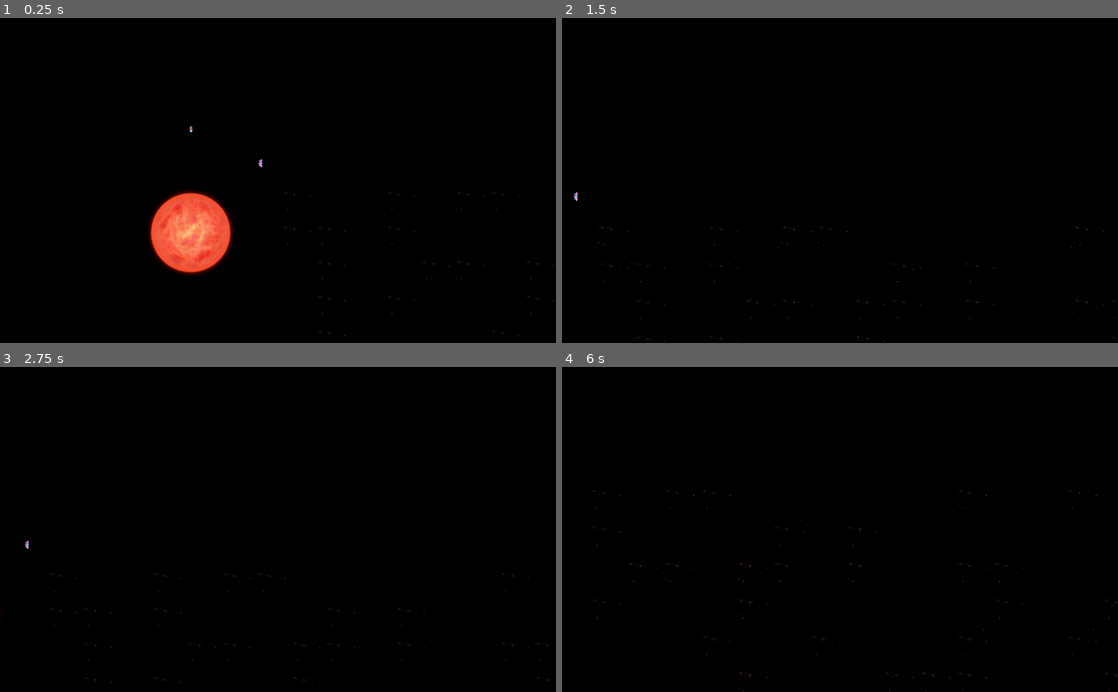
Above: before the commit, frames 1-4 (two rows, left to right).
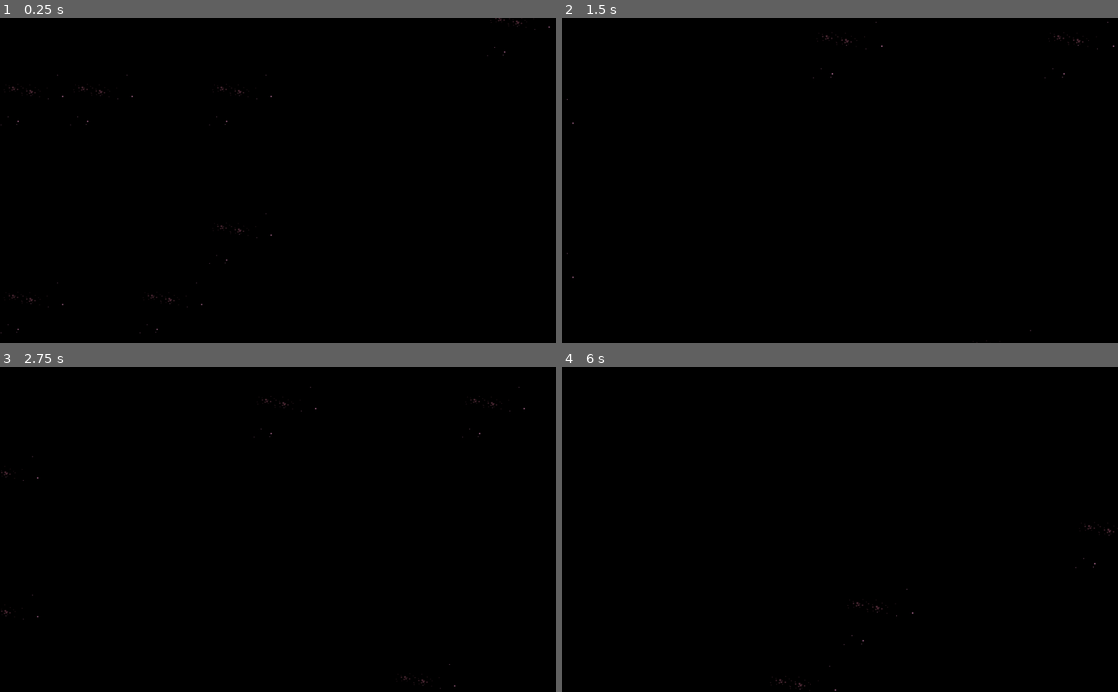
Above: after the commit, the same moments.

Repository: Ombarus/SolarRogue
Game: Godot game, scene res://scenes/main.tscn
The game is run twice, just before and just after one commit, with the same random seed, the same clock (stepped at 60 frames per second) and the same inputs.
Inputs (mouse positions are in pixels of both pictures, inside the frame that each line leads up to):
- Up to frame 1 (0.25 s): no input
- Up to frame 2 (1.5 s): tap Enter at 0.5 s; move the mouse to (962, 164) at 0.52 s; press the mouse at (962, 164) at 0.53 s; tap Space at 1.25 s; move the mouse to (728, 196) at 1.27 s; release the mouse at (728, 196) at 1.28 s; tap Mouse wheel up (zoom_in) at 1.35 s
- Up to frame 3 (2.75 s): tap Enter at 2 s; move the mouse to (333, 458) at 2.02 s; hold Mouse wheel down (zoom_out) from 2.03 s (still down)
- Up to frame 4 (6 s): tap Space at 2.75, 4.25 s; move the mouse to (812, 594) at 2.77 s; release Mouse wheel down (zoom_out) at 2.78 s; click (812, 594) at 2.85 s; tap Enter at 3.5 s; move the mouse to (1006, 578) at 3.52 s; hold Mouse wheel up (zoom_in) 3.53-4.28 s; move the mouse to (673, 480) at 4.27 s; tap Mouse wheel down (zoom_out) at 4.35 s; move the mouse to (867, 529) at 5.02 s; press the mouse at (867, 529) at 5.03 s; move the mouse to (756, 448) at 5.77 s; release the mouse at (756, 448) at 5.78 s; tap Mouse wheel up (zoom_in) at 5.85 s

The runs differ from the first frame. In frame 1, 3.4% of the frame differs, in the area x 0-100%, y 0-98%; in frame 2, 0.2%; in frame 3, 0.2%; in frame 4, 0.2%.

Commit message:
Switched to sprites instead of tiles to fix issues of overlaps

Diff:
--- a/data/json/items/misc/hydrogen.json
+++ b/data/json/items/misc/hydrogen.json
@@ -1,4 +1,5 @@
 {
 	"name_id":"Hydrogen",
-	"sprite":"hydrogen"
+	"sprite":"hydrogen",
+	"z_order":10
 }
--- a/data/json/items/shields/shield_mk1.json
+++ b/data/json/items/shields/shield_mk1.json
@@ -3,6 +3,7 @@
 	"sprite_choice":[
 		"shield"
 	],
+	"z_order":10,
 	"equipment": {
 		"slot":"shield",
 		"weight":10.0,
--- a/data/json/items/weapons/missile.json
+++ b/data/json/items/weapons/missile.json
@@ -3,6 +3,7 @@
 	"sprite_choice":[
 		"missile"
 	],
+	"z_order":10,
 	"equipment": {
 		"slot":"cargo",
 		"weight":0.5,
--- a/data/json/items/weapons/missile_launcher_mk1.json
+++ b/data/json/items/weapons/missile_launcher_mk1.json
@@ -6,6 +6,7 @@
 		"missile_launcher_green",
 		"missile_launcher_yellow"
 	],
+	"z_order":10,
 	"weapon_data": {
 		"base_dam":5.0,
 		"max_dam":10.0,
--- a/data/json/levels/easy.json
+++ b/data/json/levels/easy.json
@@ -1,6 +1,7 @@
 {
 	"theme_name":"data/json/levels/easy.json",
 	"sprite":"wormhole",
+	"z_order":100,
 	"objects": [
 		{"name":"data/json/ships/shuttle.json", "spawn_rate":0.05, "max":5},
 		{"name":"data/json/ships/probe.json", "spawn_rate":0.05, "max":5},
--- a/data/json/levels/easy2.json
+++ b/data/json/levels/easy2.json
@@ -1,6 +1,7 @@
 {
 	"theme_name":"data/json/levels/easy.json",
 	"sprite":"wormhole",
+	"z_order":100,
 	"objects": [
 		{"name":"data/json/ships/shuttle.json", "spawn_rate":0.05, "max":5},
 		{"name":"data/json/ships/probe.json", "spawn_rate":0.05, "max":5},
--- a/data/json/levels/start.json
+++ b/data/json/levels/start.json
@@ -1,13 +1,14 @@
 {
 	"theme_name":"data/json/levels/start.json",
 	"sprite":"wormhole",
+	"z_order":100,
 	"objects": [
-		{"name":"data/json/ships/shuttle.json", "spawn_rate":0.05, "max":5},
-		{"name":"data/json/ships/probe.json", "spawn_rate":0.05, "max":5},
-		{"name":"data/json/stellar/planet.json", "spawn_rate":0.1, "max":12},
+		{"name":"data/json/ships/shuttle.json", "spawn_rate":0.05, "max":2},
+		{"name":"data/json/ships/probe.json", "spawn_rate":0.05, "max":4},
+		{"name":"data/json/stellar/planet.json", "spawn_rate":0.1, "max":8},
 		{"name":"data/json/stellar/sun.json", "min":1, "max":1, "pos":[50,50]},
-		{"name":"data/json/items/weapons/missile_launcher_mk1.json", "spawn_rate":0.001},
-		{"name":"data/json/props/starry_bg.json", "spawn_rate":0.3},
+		{"name":"data/json/items/weapons/missile_launcher_mk1.json", "spawn_rate":0.0001},
+		{"name":"data/json/props/starry_bg.json", "spawn_rate":0.1},
 		{"name":"data/json/levels/easy.json", "spawn_rate":1.0, "max":1}
 	]
 }
--- a/data/json/props/starry_bg.json
+++ b/data/json/props/starry_bg.json
@@ -1,4 +1,5 @@
 {
 	"type":"prop",
-	"sprite":"starry"
+	"sprite":"starry",
+	"z_order":0
 }
--- a/data/json/ships/probe.json
+++ b/data/json/ships/probe.json
@@ -1,6 +1,7 @@
 {
 	"name_id":"A Simple Probe",
 	"sprite":"probe",
+	"z_order":50,
 	"mounts": {
 		"weapon": "data/json/items/weapons/missile_launcher_mk1.json",
 		"shield": "data/json/items/shields/shield_mk1.json"
--- a/data/json/ships/shuttle.json
+++ b/data/json/ships/shuttle.json
@@ -1,6 +1,7 @@
 {
 	"name_id":"A Small Shuttle",
 	"sprite":"shuttle",
+	"z_order":50,
 	"mounts": {
 		"weapon": "data/json/items/weapons/missile_launcher_mk1.json",
 		"shield": "data/json/items/shields/shield_mk1.json"
--- a/data/json/stellar/planet.json
+++ b/data/json/stellar/planet.json
@@ -3,6 +3,7 @@
 	"sprite_choice": [
 		"planet_a", "planet_b", "planet_c"
 	],
+	"z_order":80,
 	"harvestable": {
 		"documentation":"Planets have a 'richness' that determine how many items they can drop before running out (to avoid farming)",
 		"documentation2":"They also have a drop rate that translate to how 'hard' they are to mine. Rich planet might require powerful weapons to mine effectively if drop_rate is low",
--- a/data/json/stellar/sun.json
+++ b/data/json/stellar/sun.json
@@ -1,5 +1,6 @@
 {
 	"name_id":"A Bright Sun",
+	"sprite":"sun",
 	"sprite_list": [
 		{"name":"sun_0", "offset":[-1,-1]},
 		{"name":"sun_1", "offset":[-1,0]},
@@ -11,5 +12,6 @@
 		{"name":"sun_7", "offset":[1,0]},
 		{"name":"sun_8", "offset":[1,1]}
 	],
+	"z_order":1000,
 	"blocking":true
 }
--- a/scenes/main.tscn
+++ b/scenes/main.tscn
@@ -1,54 +1,41 @@
-[gd_scene load_steps=5 format=2]
+[gd_scene load_steps=4 format=2]
 
-[ext_resource path="res://data/tileset/proto-space-tileset.tres" type="TileSet" id=1]
-[ext_resource path="res://scripts/CamControl.gd" type="Script" id=2]
-[ext_resource path="res://scripts/Behaviors/SpriteLoaderBehavior.gd" type="Script" id=3]
-[ext_resource path="res://scripts/Behaviors/LevelLoaderBehavior.gd" type="Script" id=4]
+[ext_resource path="res://scripts/CamControl.gd" type="Script" id=1]
+[ext_resource path="res://scripts/Behaviors/SpriteLoaderBehavior.gd" type="Script" id=2]
+[ext_resource path="res://scripts/Behaviors/LevelLoaderBehavior.gd" type="Script" id=3]
 
-[node name="Node" type="Node" index="0"]
+[node name="Root" type="Node" index="0"]
 
 [node name="Upper-Left-Bound" type="Node2D" parent="." index="0"]
 
-position = Vector2( 12800, 12800 )
 _sections_unfolded = [ "Transform" ]
+
+[node name="L1" type="Line2D" parent="Upper-Left-Bound" index="0"]
+
+points = PoolVector2Array(  )
+width = 10.0
+default_color = Color( 1, 1, 1, 1 )
+texture_mode = 1712250185
+sharp_limit = 2.0
+round_precision = 8
 
 [node name="Lower-Right_Bound" type="Node2D" parent="." index="1"]
 
-position = Vector2( 12800, 12800 )
+position = Vector2( -10240, -10240 )
 scale = Vector2( -12800, -12800 )
 _sections_unfolded = [ "Transform" ]
 
-[node name="TileMap" type="TileMap" parent="." index="2"]
+[node name="Camera2D" type="Camera2D" parent="." index="2"]
 
-mode = 0
-tile_set = ExtResource( 1 )
-cell_size = Vector2( 128, 128 )
-cell_quadrant_size = 16
-cell_custom_transform = Transform2D( 1, 0, 0, 1, 0, 0 )
-cell_half_offset = 2
-cell_tile_origin = 0
-cell_y_sort = false
-cell_clip_uv = false
-collision_use_kinematic = false
-collision_friction = 1.0
-collision_bounce = 0.0
-collision_layer = 1
-collision_mask = 1
-occluder_light_mask = 1
-format = 1
-tile_data = PoolIntArray( -65539, 59, 0, -1, -1073741773, 0, 65532, 32, 0, 65533, 33, 0, 65534, 34, 0, 131068, 48, 0, 131069, 49, 0, 131070, 50, 0, 196604, 64, 0, 196605, 65, 0, 196606, 66, 0 )
-_sections_unfolded = [ "Transform" ]
-
-[node name="Camera2D" type="Camera2D" parent="." index="3"]
-
+position = Vector2( 1026.59, 599.176 )
 anchor_mode = 1
 rotating = false
 current = true
-zoom = Vector2( 2, 2 )
-limit_left = -10000000
-limit_top = -10000000
-limit_right = 10000000
-limit_bottom = 10000000
+zoom = Vector2( 1, 1 )
+limit_left = -256
+limit_top = -256
+limit_right = 10512
+limit_bottom = 10512
 limit_smoothed = false
 drag_margin_h_enabled = false
 drag_margin_v_enabled = false
@@ -63,21 +50,23 @@
 editor_draw_screen = true
 editor_draw_limits = false
 editor_draw_drag_margin = false
-script = ExtResource( 2 )
+script = ExtResource( 1 )
 _sections_unfolded = [ "Editor", "Limit" ]
 max_zoom = 4.0
 min_zoom = 0.25
 
-[node name="Behaviors" type="Node" parent="." index="4"]
+[node name="Behaviors" type="Node" parent="." index="3"]
 
 [node name="SpriteLoader" type="Node" parent="Behaviors" index="0"]
 
-script = ExtResource( 3 )
-levelLoaderRef = NodePath("../LevelLoader")
-TileNode = NodePath("../../TileMap")
+script = ExtResource( 2 )
+levelLoaderNode = NodePath("../LevelLoader")
 
 [node name="LevelLoader" type="Node" parent="Behaviors" index="1"]
 
-script = ExtResource( 4 )
+script = ExtResource( 3 )
 startLevel = "data/json/levels/start.json"
 levelSize = Vector2( 80, 80 )
+tileSize = 128
+
+[node name="GameTiles" type="Node" parent="." index="4"]
--- /dev/null
+++ b/scenes/main_old.tscn
@@ -0,0 +1,92 @@
+[gd_scene load_steps=6 format=2]
+
+[ext_resource path="res://data/tileset/proto-space-tileset.tres" type="TileSet" id=1]
+[ext_resource path="res://scripts/CamControl.gd" type="Script" id=2]
+[ext_resource path="res://scripts/Behaviors/SpriteLoaderBehavior.gd" type="Script" id=3]
+[ext_resource path="res://scripts/Behaviors/LevelLoaderBehavior.gd" type="Script" id=4]
+[ext_resource path="res://data/textures/space-sprite.png" type="Texture" id=5]
+
+[node name="Node" type="Node" index="0"]
+
+[node name="Upper-Left-Bound" type="Node2D" parent="." index="0"]
+
+position = Vector2( 12800, 12800 )
+_sections_unfolded = [ "Transform" ]
+
+[node name="Lower-Right_Bound" type="Node2D" parent="." index="1"]
+
+position = Vector2( 12800, 12800 )
+scale = Vector2( -12800, -12800 )
+_sections_unfolded = [ "Transform" ]
+
+[node name="TileMap" type="TileMap" parent="." index="2"]
+
+mode = 0
+tile_set = ExtResource( 1 )
+cell_size = Vector2( 128, 128 )
+cell_quadrant_size = 16
+cell_custom_transform = Transform2D( 1, 0, 0, 1, 0, 0 )
+cell_half_offset = 2
+cell_tile_origin = 0
+cell_y_sort = false
+cell_clip_uv = false
+collision_use_kinematic = false
+collision_friction = 1.0
+collision_bounce = 0.0
+collision_layer = 1
+collision_mask = 1
+occluder_light_mask = 1
+format = 1
+tile_data = PoolIntArray(  )
+_sections_unfolded = [ "Transform" ]
+
+[node name="Camera2D" type="Camera2D" parent="." index="3"]
+
+anchor_mode = 1
+rotating = false
+current = true
+zoom = Vector2( 2, 2 )
+limit_left = -10000000
+limit_top = -10000000
+limit_right = 10000000
+limit_bottom = 10000000
+limit_smoothed = false
+drag_margin_h_enabled = false
+drag_margin_v_enabled = false
+smoothing_enabled = false
+smoothing_speed = 5.0
+offset_v = 0.0
+offset_h = 0.0
+drag_margin_left = 0.2
+drag_margin_top = 0.2
+drag_margin_right = 0.2
+drag_margin_bottom = 0.2
+editor_draw_screen = true
+editor_draw_limits = false
+editor_draw_drag_margin = false
+script = ExtResource( 2 )
+_sections_unfolded = [ "Editor", "Limit" ]
+max_zoom = 4.0
+min_zoom = 0.25
+
+[node name="Behaviors" type="Node" parent="." index="4"]
+
+[node name="SpriteLoader" type="Node" parent="Behaviors" index="0"]
+
+script = ExtResource( 3 )
+levelLoaderNode = NodePath("../LevelLoader")
+TileNode = NodePath("../../TileMap")
+
+[node name="LevelLoader" type="Node" parent="Behaviors" index="1"]
+
+script = ExtResource( 4 )
+startLevel = "data/json/levels/start.json"
+levelSize = Vector2( 80, 80 )
+
+[node name="Sprite" type="Sprite" parent="." index="5"]
+
+position = Vector2( 122.662, 92.4016 )
+texture = ExtResource( 5 )
+region_enabled = true
+region_rect = Rect2( 0, 0, 128, 128 )
+_sections_unfolded = [ "Region" ]
--- /dev/null
+++ b/scenes/tileset_source/hydrogen.tscn
@@ -0,0 +1,10 @@
+[gd_scene load_steps=2 format=2]
+
+[ext_resource path="res://data/textures/space-sprite.png" type="Texture" id=1]
+
+[node name="hydrogen" type="Sprite"]
+
+position = Vector2( 64, 64 )
+texture = ExtResource( 1 )
+region_enabled = true
+region_rect = Rect2( 384, 128, 128, 128 )
--- /dev/null
+++ b/scenes/tileset_source/missile.tscn
@@ -0,0 +1,10 @@
+[gd_scene load_steps=2 format=2]
+
+[ext_resource path="res://data/textures/space-sprite.png" type="Texture" id=1]
+
+[node name="missile" type="Sprite"]
+
+position = Vector2( 64, 64 )
+texture = ExtResource( 1 )
+region_enabled = true
+region_rect = Rect2( 1024, 384, 128, 128 )
--- /dev/null
+++ b/scenes/tileset_source/missile_launcher_blue.tscn
@@ -0,0 +1,10 @@
+[gd_scene load_steps=2 format=2]
+
+[ext_resource path="res://data/textures/space-sprite.png" type="Texture" id=1]
+
+[node name="missile_launcher_blue" type="Sprite"]
+
+position = Vector2( 64, 64 )
+texture = ExtResource( 1 )
+region_enabled = true
+region_rect = Rect2( 640, 384, 128, 128 )
--- /dev/null
+++ b/scenes/tileset_source/missile_launcher_green.tscn
@@ -0,0 +1,10 @@
+[gd_scene load_steps=2 format=2]
+
+[ext_resource path="res://data/textures/space-sprite.png" type="Texture" id=1]
+
+[node name="missile_launcher_green" type="Sprite"]
+
+position = Vector2( 64, 64 )
+texture = ExtResource( 1 )
+region_enabled = true
+region_rect = Rect2( 768, 384, 128, 128 )
--- /dev/null
+++ b/scenes/tileset_source/missile_launcher_yellow.tscn
@@ -0,0 +1,10 @@
+[gd_scene load_steps=2 format=2]
+
+[ext_resource path="res://data/textures/space-sprite.png" type="Texture" id=1]
+
+[node name="missile_launcher_yellow" type="Sprite"]
+
+position = Vector2( 64, 64 )
+texture = ExtResource( 1 )
+region_enabled = true
+region_rect = Rect2( 896, 384, 128, 128 )
--- /dev/null
+++ b/scenes/tileset_source/planet_a.tscn
@@ -0,0 +1,10 @@
+[gd_scene load_steps=2 format=2]
+
+[ext_resource path="res://data/textures/space-sprite.png" type="Texture" id=1]
+
+[node name="planet_a" type="Sprite"]
+
+position = Vector2( 64, 64 )
+texture = ExtResource( 1 )
+region_enabled = true
+region_rect = Rect2( 512, 0, 128, 128 )
--- /dev/null
+++ b/scenes/tileset_source/planet_b.tscn
@@ -0,0 +1,10 @@
+[gd_scene load_steps=2 format=2]
+
+[ext_resource path="res://data/textures/space-sprite.png" type="Texture" id=1]
+
+[node name="planet_b" type="Sprite"]
+
+position = Vector2( 64, 64 )
+texture = ExtResource( 1 )
+region_enabled = true
+region_rect = Rect2( 640, 0, 128, 128 )
--- /dev/null
+++ b/scenes/tileset_source/planet_c.tscn
@@ -0,0 +1,10 @@
+[gd_scene load_steps=2 format=2]
+
+[ext_resource path="res://data/textures/space-sprite.png" type="Texture" id=1]
+
+[node name="planet_c" type="Sprite"]
+
+position = Vector2( 64, 64 )
+texture = ExtResource( 1 )
+region_enabled = true
+region_rect = Rect2( 768, 0, 128, 128 )
--- /dev/null
+++ b/scenes/tileset_source/probe.tscn
@@ -0,0 +1,10 @@
+[gd_scene load_steps=2 format=2]
+
+[ext_resource path="res://data/textures/space-sprite.png" type="Texture" id=1]
+
+[node name="probe" type="Sprite"]
+
+position = Vector2( 64, 64 )
+texture = ExtResource( 1 )
+region_enabled = true
+region_rect = Rect2( 1408, 384, 128, 128 )
--- /dev/null
+++ b/scenes/tileset_source/shield.tscn
@@ -0,0 +1,10 @@
+[gd_scene load_steps=2 format=2]
+
+[ext_resource path="res://data/textures/space-sprite.png" type="Texture" id=1]
+
+[node name="shield" type="Sprite"]
+
+position = Vector2( 64, 64 )
+texture = ExtResource( 1 )
+region_enabled = true
+region_rect = Rect2( 1536, 0, 128, 128 )
--- /dev/null
+++ b/scenes/tileset_source/shuttle.tscn
@@ -0,0 +1,10 @@
+[gd_scene load_steps=2 format=2]
+
+[ext_resource path="res://data/textures/space-sprite.png" type="Texture" id=1]
+
+[node name="shuttle" type="Sprite"]
+
+position = Vector2( 64, 64 )
+texture = ExtResource( 1 )
+region_enabled = true
+region_rect = Rect2( 384, 384, 128, 128 )
--- /dev/null
+++ b/scenes/tileset_source/starry.tscn
@@ -0,0 +1,10 @@
+[gd_scene load_steps=2 format=2]
+
+[ext_resource path="res://data/textures/space-sprite.png" type="Texture" id=1]
+
+[node name="starry" type="Sprite"]
+
+position = Vector2( 64, 64 )
+texture = ExtResource( 1 )
+region_enabled = true
+region_rect = Rect2( 256, 0, 128, 128 )
--- /dev/null
+++ b/scenes/tileset_source/sun.tscn
@@ -0,0 +1,11 @@
+[gd_scene load_steps=2 format=2]
+
+[ext_resource path="res://data/textures/space-sprite.png" type="Texture" id=1]
+
+[node name="sun" type="Sprite" index="0"]
+
+position = Vector2( 64, 64 )
+texture = ExtResource( 1 )
+region_enabled = true
+region_rect = Rect2( 0, 256, 384, 384 )
+_sections_unfolded = [ "Region" ]
--- /dev/null
+++ b/scenes/tileset_source/sun_0.tscn
@@ -0,0 +1,10 @@
+[gd_scene load_steps=2 format=2]
+
+[ext_resource path="res://data/textures/space-sprite.png" type="Texture" id=1]
+
+[node name="sun_0" type="Sprite"]
+
+position = Vector2( 64, 64 )
+texture = ExtResource( 1 )
+region_enabled = true
+region_rect = Rect2( 0, 256, 128, 128 )
--- /dev/null
+++ b/scenes/tileset_source/sun_1.tscn
@@ -0,0 +1,10 @@
+[gd_scene load_steps=2 format=2]
+
+[ext_resource path="res://data/textures/space-sprite.png" type="Texture" id=1]
+
+[node name="sun_1" type="Sprite"]
+
+position = Vector2( 64, 64 )
+texture = ExtResource( 1 )
+region_enabled = true
+region_rect = Rect2( 0, 384, 128, 128 )
--- /dev/null
+++ b/scenes/tileset_source/sun_2.tscn
@@ -0,0 +1,10 @@
+[gd_scene load_steps=2 format=2]
+
+[ext_resource path="res://data/textures/space-sprite.png" type="Texture" id=1]
+
+[node name="sun_2" type="Sprite"]
+
+position = Vector2( 64, 64 )
+texture = ExtResource( 1 )
+region_enabled = true
+region_rect = Rect2( 0, 512, 128, 128 )
--- /dev/null
+++ b/scenes/tileset_source/sun_3.tscn
@@ -0,0 +1,10 @@
+[gd_scene load_steps=2 format=2]
+
+[ext_resource path="res://data/textures/space-sprite.png" type="Texture" id=1]
+
+[node name="sun_3" type="Sprite"]
+
+position = Vector2( 64, 64 )
+texture = ExtResource( 1 )
+region_enabled = true
+region_rect = Rect2( 128, 256, 128, 128 )
--- /dev/null
+++ b/scenes/tileset_source/sun_4.tscn
@@ -0,0 +1,10 @@
+[gd_scene load_steps=2 format=2]
+
+[ext_resource path="res://data/textures/space-sprite.png" type="Texture" id=1]
+
+[node name="sun_4" type="Sprite"]
+
+position = Vector2( 64, 64 )
+texture = ExtResource( 1 )
+region_enabled = true
+region_rect = Rect2( 128, 384, 128, 128 )
--- /dev/null
+++ b/scenes/tileset_source/sun_5.tscn
@@ -0,0 +1,10 @@
+[gd_scene load_steps=2 format=2]
+
+[ext_resource path="res://data/textures/space-sprite.png" type="Texture" id=1]
+
+[node name="sun_5" type="Sprite"]
+
+position = Vector2( 64, 64 )
+texture = ExtResource( 1 )
+region_enabled = true
+region_rect = Rect2( 128, 512, 128, 128 )
--- /dev/null
+++ b/scenes/tileset_source/sun_6.tscn
@@ -0,0 +1,10 @@
+[gd_scene load_steps=2 format=2]
+
+[ext_resource path="res://data/textures/space-sprite.png" type="Texture" id=1]
+
+[node name="sun_6" type="Sprite"]
+
+position = Vector2( 64, 64 )
+texture = ExtResource( 1 )
+region_enabled = true
+region_rect = Rect2( 256, 256, 128, 128 )
--- /dev/null
+++ b/scenes/tileset_source/sun_7.tscn
@@ -0,0 +1,10 @@
+[gd_scene load_steps=2 format=2]
+
+[ext_resource path="res://data/textures/space-sprite.png" type="Texture" id=1]
+
+[node name="sun_7" type="Sprite"]
+
+position = Vector2( 64, 64 )
+texture = ExtResource( 1 )
+region_enabled = true
+region_rect = Rect2( 256, 384, 128, 128 )
--- /dev/null
+++ b/scenes/tileset_source/sun_8.tscn
@@ -0,0 +1,10 @@
+[gd_scene load_steps=2 format=2]
+
+[ext_resource path="res://data/textures/space-sprite.png" type="Texture" id=1]
+
+[node name="sun_8" type="Sprite"]
+
+position = Vector2( 64, 64 )
+texture = ExtResource( 1 )
+region_enabled = true
+region_rect = Rect2( 256, 512, 128, 128 )
--- /dev/null
+++ b/scenes/tileset_source/wormhole.tscn
@@ -0,0 +1,10 @@
+[gd_scene load_steps=2 format=2]
+
+[ext_resource path="res://data/textures/space-sprite.png" type="Texture" id=1]
+
+[node name="wormhole" type="Sprite"]
+
+position = Vector2( 64, 64 )
+texture = ExtResource( 1 )
+region_enabled = true
+region_rect = Rect2( 1920, 128, 128, 128 )
--- a/scripts/Behaviors/LevelLoaderBehavior.gd
+++ b/scripts/Behaviors/LevelLoaderBehavior.gd
@@ -3,14 +3,24 @@
 # class member variables go here, for example:
 export var startLevel = "data/json/levels/start.json"
 export var levelSize = Vector2(80,80)
+export var tileSize = 128
 
 var levelTiles = []
 var objCountByType = {}
 var shufflingArray = []
-signal OnObjectLoaded(obj, pos)
+signal OnObjectLoaded(obj, parent)
 
 func _ready():
-	#TODO use my own randomizer
+	var bound_line = get_node("/root/Root/Upper-Left-Bound/L1")
+	bound_line.add_point(Vector2(0, 0))
+	bound_line.add_point(Vector2(levelSize.x * tileSize, 0))
+	bound_line.add_point(Vector2(levelSize.x * tileSize, levelSize.y * tileSize))
+	bound_line.add_point(Vector2(0, levelSize.y * tileSize))
+	bound_line.add_point(Vector2(0, 0))
+
+
+
+	#TODO: use my own randomizer
 	#randomize()
 	seed( 2 )
 
@@ -31,14 +41,19 @@
 
 	var allTilesCoord = ShuffleArray(shufflingArray)
 	var i = int(randf() * allTilesCoord.size()) # choose a random spawn point for the entrance
-	emit_signal("OnObjectLoaded", levelData, allTilesCoord[i])
+	var r = get_node("/root/Root/GameTiles")
+	var n = Node2D.new()
+	n.set_name(levelData["theme_name"])
+	n.position = allTilesCoord[i] * tileSize
+	r.call_deferred("add_child", n)
+	emit_signal("OnObjectLoaded", levelData, n)
 	levelTiles[ allTilesCoord[i].x ][ allTilesCoord[i].y ].push_back(levelData)
 	allTilesCoord.remove(i)
 
 	for tileCoord in allTilesCoord:
 		for obj in levelData["objects"]:
 			var do_spawn = false
-			if objCountByType.has(obj["name"]) && obj.has("max") && objCountByType[obj["name"]] > obj["max"]:
+			if objCountByType.has(obj["name"]) && obj.has("max") && objCountByType[obj["name"]] >= obj["max"]:
 				continue
 			if obj.has("min") && (!objCountByType.has(obj["name"]) || objCountByType[obj["name"]] < obj["min"]):
 				do_spawn = true
@@ -56,8 +71,13 @@
 					var confirmed_coord = tileCoord
 					if obj.has("pos"):
 						confirmed_coord = Vector2(obj["pos"][0], obj["pos"][1])
-					levelTiles[ confirmed_coord.x ][ confirmed_coord.y ].push_back(levelData)
-					emit_signal("OnObjectLoaded", data, confirmed_coord)
+
+					n = Node2D.new()
+					n.set_name(obj["name"])
+					n.position = confirmed_coord * tileSize
+					r.call_deferred("add_child", n)
+					levelTiles[ confirmed_coord.x ][ confirmed_coord.y ].push_back(data)
+					emit_signal("OnObjectLoaded", data, n)
 					break
 
 
@@ -89,6 +109,12 @@
 		indexList.remove(x)
 	return shuffledList
 
+func GetTileData(xy):
+	return levelTiles[xy.x][xy.y]
+
+
+
+
 #func _process(delta):
 #	# Called every frame. Delta is time since last frame.
 #	# Update game logic here.
--- a/scripts/Behaviors/SpriteLoaderBehavior.gd
+++ b/scripts/Behaviors/SpriteLoaderBehavior.gd
@@ -1,32 +1,69 @@
 extends Node
 
-export(NodePath) var levelLoaderRef
-export(NodePath) var TileNode
+export(NodePath) var levelLoaderNode
+#export(NodePath) var TileNode
 
-var tileNodeRef
+#var tileNodeRef
+var levelLoaderRef
 
 func _ready():
-	get_node(levelLoaderRef).connect("OnObjectLoaded", self, "OnObjectLoaded_Callback")
-	tileNodeRef = get_node(TileNode)
-	pass
+	levelLoaderRef = get_node(levelLoaderNode)
+	#tileNodeRef = get_node(TileNode)
+	levelLoaderRef.connect("OnObjectLoaded", self, "OnObjectLoaded_Callback")
 
-func OnObjectLoaded_Callback(obj, pos):
-	var flip_x = false
-	var flip_y = false
-	var transpose = false
+func OnObjectLoaded_Callback(obj, parent):
 	if obj.has("sprite"):
-		var tileIndex = tileNodeRef.tile_set.find_tile_by_name ( obj["sprite"] )
-		tileNodeRef.set_cellv( pos, tileIndex, flip_x, flip_y, transpose )
+		#TODO: cache load in a dictionary ?
+		var scene = load("res://scenes/tileset_source/" + obj["sprite"] + ".tscn")
+		var node = scene.instance()
+		parent.call_deferred("add_child", node)
+		#var tileIndex = tileNodeRef.tile_set.find_tile_by_name ( obj["sprite"] )
+		#tileNodeRef.set_cellv( pos, tileIndex, flip_x, flip_y, transpose )
 	if obj.has("sprite_choice"):
 		# TODO: handle know/unknown (multiple look for potions in nethack, but always the same look in a given game)
 		var x = int(randf() * obj["sprite_choice"].size())
-		var tileIndex = tileNodeRef.tile_set.find_tile_by_name ( obj["sprite_choice"][x] )
-		tileNodeRef.set_cellv( pos, tileIndex, flip_x, flip_y, transpose )
-	if obj.has("sprite_list"):
-		for t in obj["sprite_list"]:
-			var tileIndex = tileNodeRef.tile_set.find_tile_by_name ( t["name"] )
-			var final_pos = pos + Vector2(t["offset"][0], t["offset"][1])
-			tileNodeRef.set_cellv( final_pos, tileIndex, flip_x, flip_y, transpose )
+		var scene = load("res://scenes/tileset_source/" + obj["sprite_choice"][x] + ".tscn")
+		var node = scene.instance()
+		parent.call_deferred("add_child", node)
+		#var tileIndex = tileNodeRef.tile_set.find_tile_by_name ( obj["sprite_choice"][x] )
+		#tileNodeRef.set_cellv( pos, tileIndex, flip_x, flip_y, transpose )
+	#if obj.has("sprite_list"):
+	#	for t in obj["sprite_list"]:
+	#		var final_pos = pos + Vector2(t["offset"][0], t["offset"][1])
+	#		var tileIndex = tileNodeRef.tile_set.find_tile_by_name ( t["name"] )
+	#		tileNodeRef.set_cellv( final_pos, tileIndex, flip_x, flip_y, transpose )
+
+func CanDrawSprite(sprite_data, pos):
+	var current_obj_at_pos = levelLoaderRef.GetTileData(pos)
+	if current_obj_at_pos.size() == 0:
+		return true
+
+	var sprite_level = 0
+	if sprite_data.has("z_order"):
+		sprite_level = sprite_data["z_order"]
+
+	var max_level = -1
+	for obj in current_obj_at_pos:
+		if obj.has("z_order") && obj["z_order"] > max_level:
+			max_level = obj["z_order"]
+
+	if sprite_level >= max_level:
+		print(sprite_level, " >= ", max_level, " at ", pos)
+		return true
+	else:
+		print(sprite_level, " >= ", max_level, " at ", pos)
+		return false
+
+
+#s = Sprite.new() # Create a new sprite!
+#add_child(s) # Add it as a child of this node.
+#s.queue_free() # Queues the Node for deletion at the end of the current Frame.
+
+#var scene = load("res://myscene.tscn") # Will load when the script is instanced.
+#var scene = preload("res://myscene.tscn") # Will load when parsing the script.
+#var node = scene.instance()
+#add_child(node)
+
 
 #func _process(delta):
 #	# Called every frame. Delta is time since last frame.
